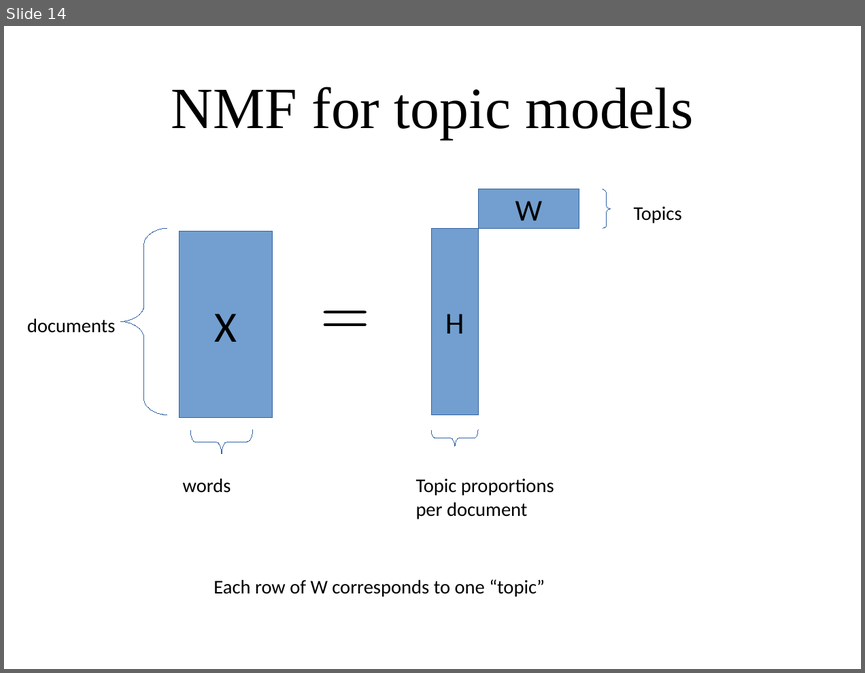
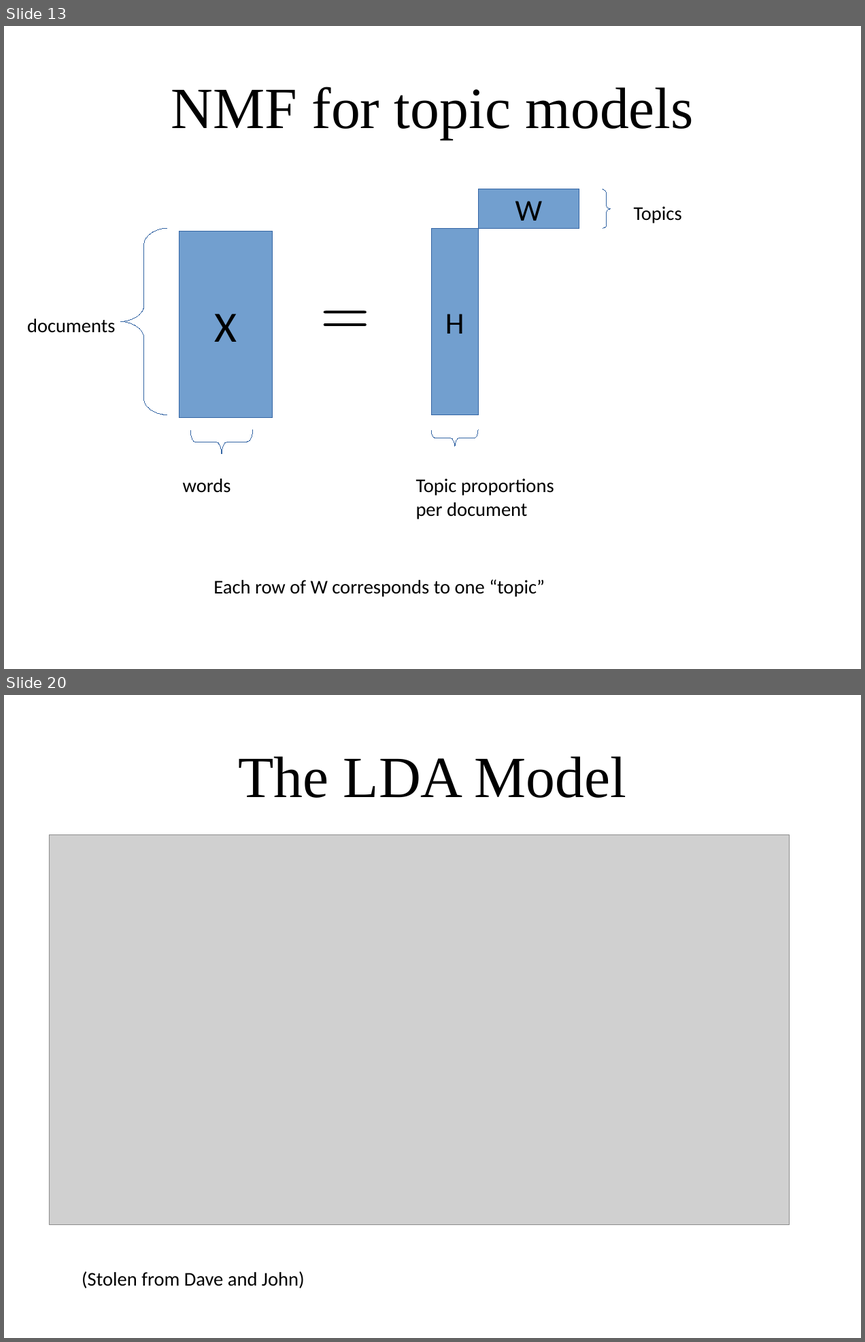
Before and after one commit to amueller/applied_ml_spring_2017, a slide deck: slides/aml-20-040517.odp. Shown one above the other, each under a label of ours: slide 14 before the commit, slides 13 and 20 after it; the slides between them are not shown. The pictures are 865x673 and 865x1342 pixels, drawn with LibreOffice and Linux fonts; fonts in the diff are those of the drawing; grey boxes stand for pictures. Boxes give left, top, right and bottom in pixels: in the first picture for what was removed or moved away, otherwise in the second. Text is boxed around its words. In the diff, an @@ line names an element or a change of style, - is before the commit and + after.

```diff
--- a/slides/aml-20-040517.odp
+++ b/slides/aml-20-040517.odp
@@ slide 20 added at [4,695,861,1338], background #FFFFFF @@
@@ title added at [238,756,627,798], 54 pt, text #000000 @@
+The LDA Model
@@ picture added at [49,835,789,1225] @@
@@ text added at [82,1271,305,1288], 18 pt, text #000000 @@
+(Stolen from Dave and John)
@@ what was slide 14 is now slide 13 @@
```
Also in this commit, not shown: 2 slides changed, 14 other slides added, 1 slide removed, 1 other file.
